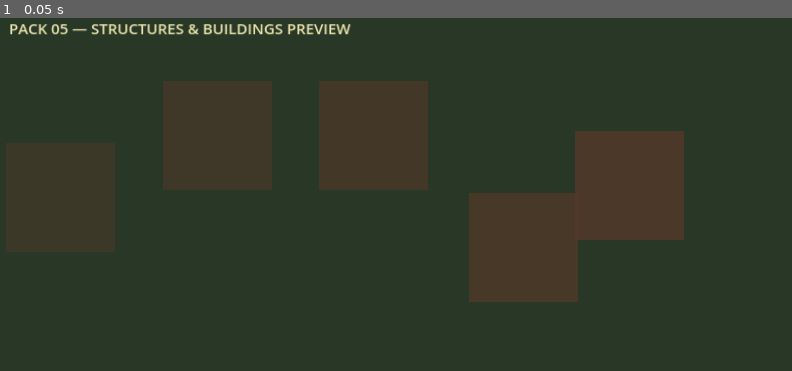
Above: before the commit, frame 1.
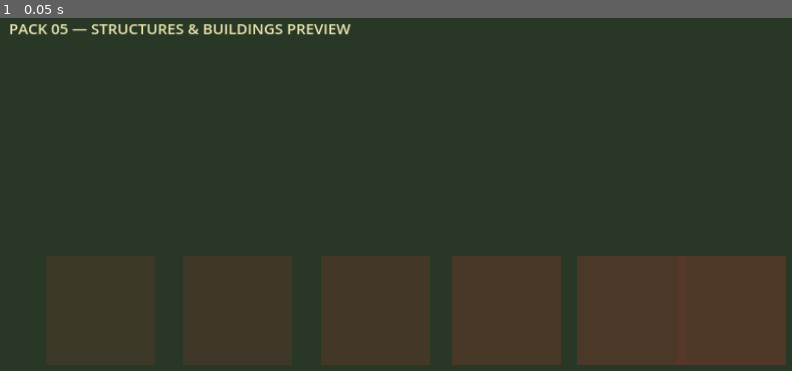
Above: after the commit, the same moment.

Repository: Tehkne-Solutions/taijifu-masters
Game: Godot game, scene res://scenes/pack_05_structures_preview.tscn
Two runs of this game, one before a commit and one after it. Both use one fixed random seed, a clock stepped at 60 frames per second and the inputs below. This scene is started directly instead of the project's main scene.
Inputs:
- Up to frame 1 (0.05 s): no input

The runs differ from the first frame. In frame 1, 26% of the frame differs, in the area x 40-100%, y 17-99%.

Commit message:
fix: aplicar pivô e validar portões no PACK 05

Diff:
--- a/scripts/runtime/pack_05_structures_preview.gd
+++ b/scripts/runtime/pack_05_structures_preview.gd
@@ -1,20 +1,23 @@
 extends Node2D
 
 const PACK_ROOT := "res://assets/packs/pack_05_structures_buildings/runtime/hd"
+const PACK_PIVOT := Vector2(0.5, 0.92)
 const SAMPLE_ASSETS := [
     "TM_STRUCTURE_HOUSE_VILLAGE_RED_001.png",
     "TM_STRUCTURE_TOWER_WATCH_001.png",
     "TM_STRUCTURE_TEMPLE_PORTAL_001.png",
     "TM_STRUCTURE_BRIDGE_STONE_001.png",
-    "TM_STRUCTURE_RUIN_ARCH_001.png"
+    "TM_STRUCTURE_RUIN_ARCH_001.png",
+    "TM_STRUCTURE_GATE_SPIRIT_001.png"
 ]
 
 const SAMPLE_POSITIONS := [
-    Vector2(20, 220),
-    Vector2(270, 120),
-    Vector2(520, 120),
-    Vector2(760, 300),
-    Vector2(930, 200)
+    Vector2(170, 560),
+    Vector2(390, 560),
+    Vector2(610, 560),
+    Vector2(820, 560),
+    Vector2(1020, 560),
+    Vector2(1180, 560)
 ]
 
 func _ready() -> void:
@@ -31,6 +34,8 @@
             sprite.texture = load(path)
         else:
             sprite.texture = _fallback_texture(index)
+        var texture_size := sprite.texture.get_size()
+        sprite.offset = -Vector2(texture_size.x * PACK_PIVOT.x, texture_size.y * PACK_PIVOT.y)
         add_child(sprite)
 
 func _fallback_texture(index: int) -> Texture2D:
